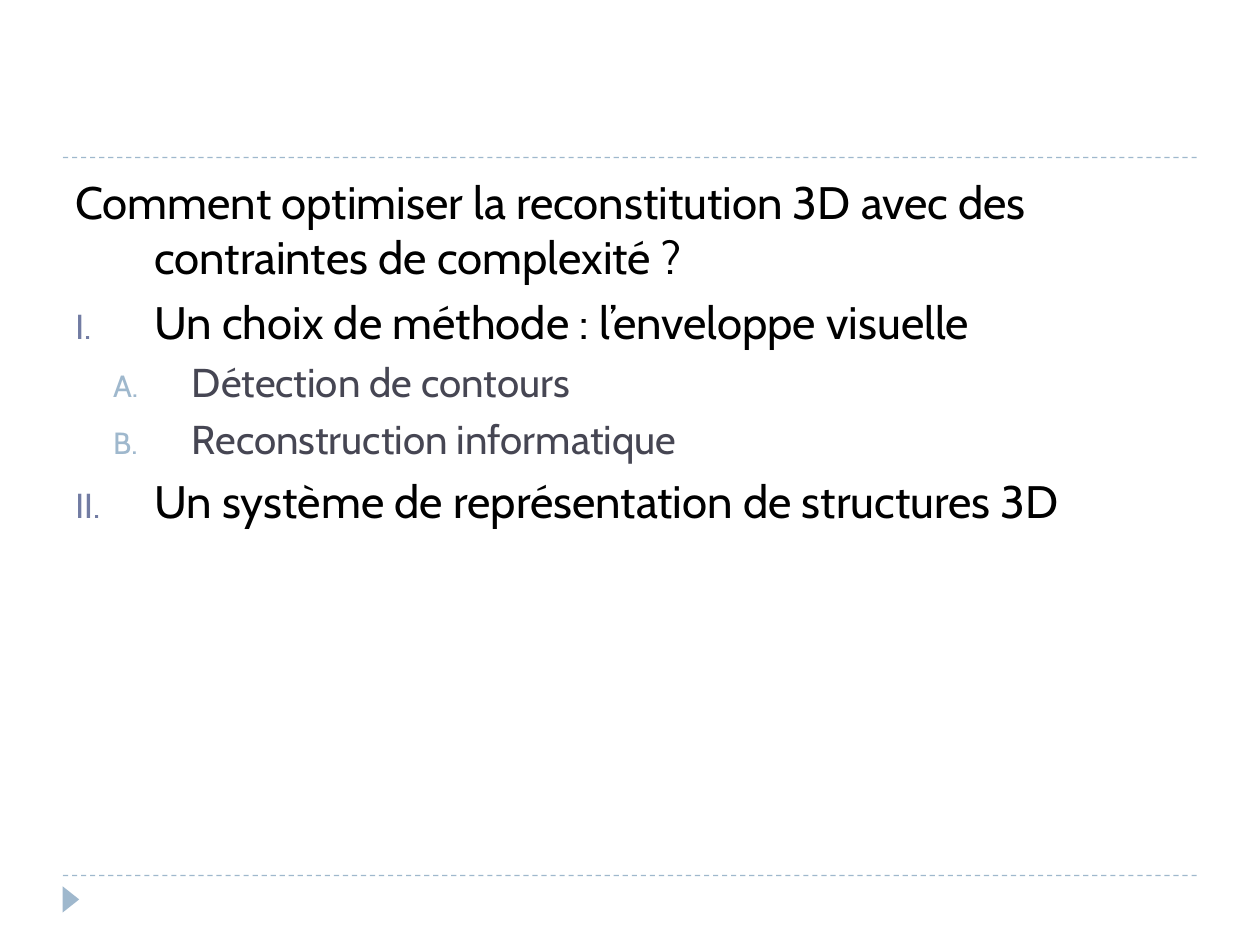
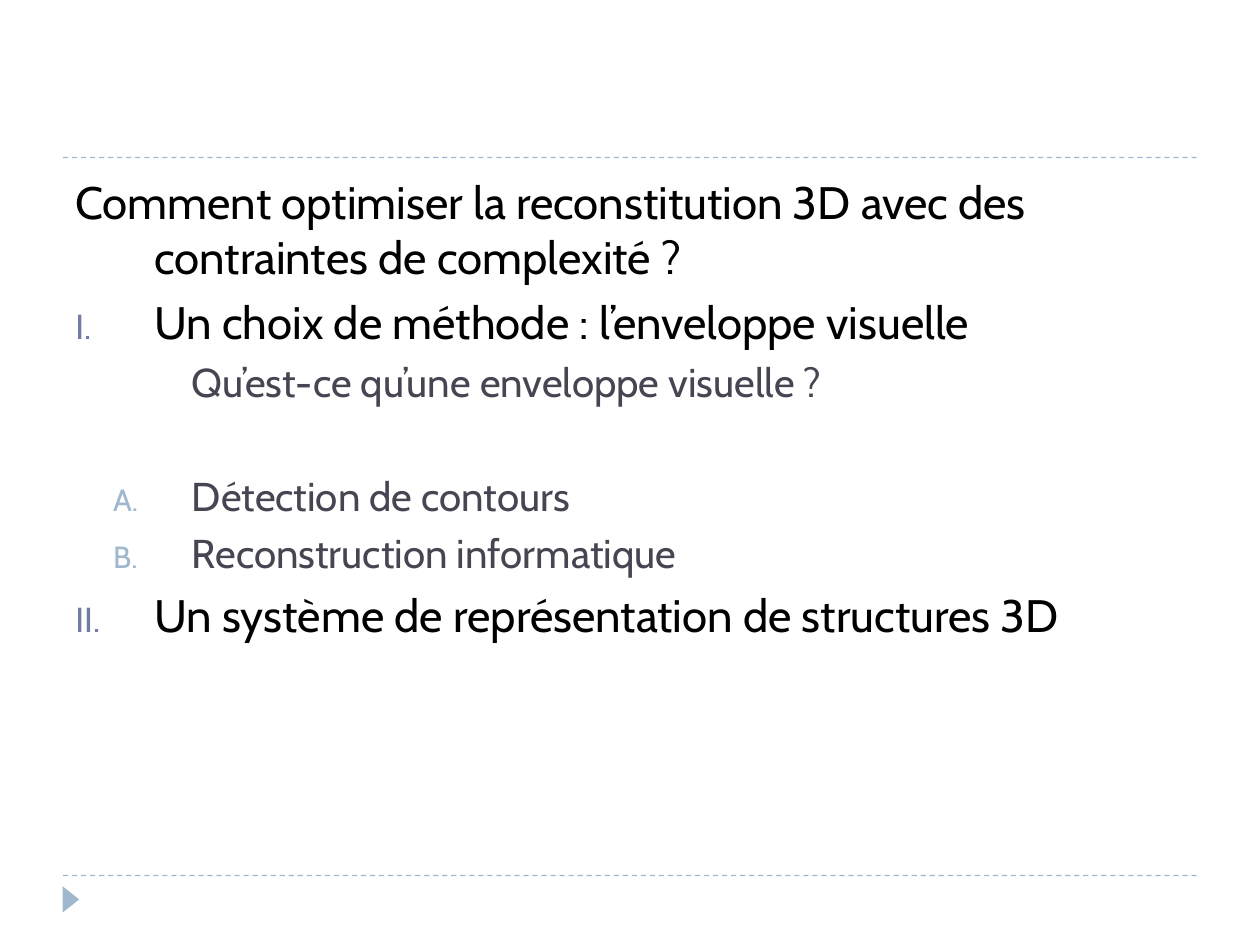
Before and after one commit to Involture/fuuusion, a slide deck: slide 2 of livrables/Oral/Presentation_Tim.pptx. Drawn at 1260x945 pixels with LibreOffice and Linux fonts; fonts in the diff are those of the drawing. Boxes give left, top, right and bottom in pixels: in the first picture for what was removed or moved away, otherwise in the second. Text is boxed around its words. In the diff, an @@ line names an element or a change of style, - is before the commit and + after.

```diff
--- a/livrables/Oral/Presentation_Tim.pptx
+++ b/livrables/Oral/Presentation_Tim.pptx
@@ text at [192,367,795,407]: paragraph added @@
+  Qu’est-ce qu’une enveloppe visuelle ?
```
Also in this commit, not shown: 2 other slides changed, 1 slide added, 47 other files.
